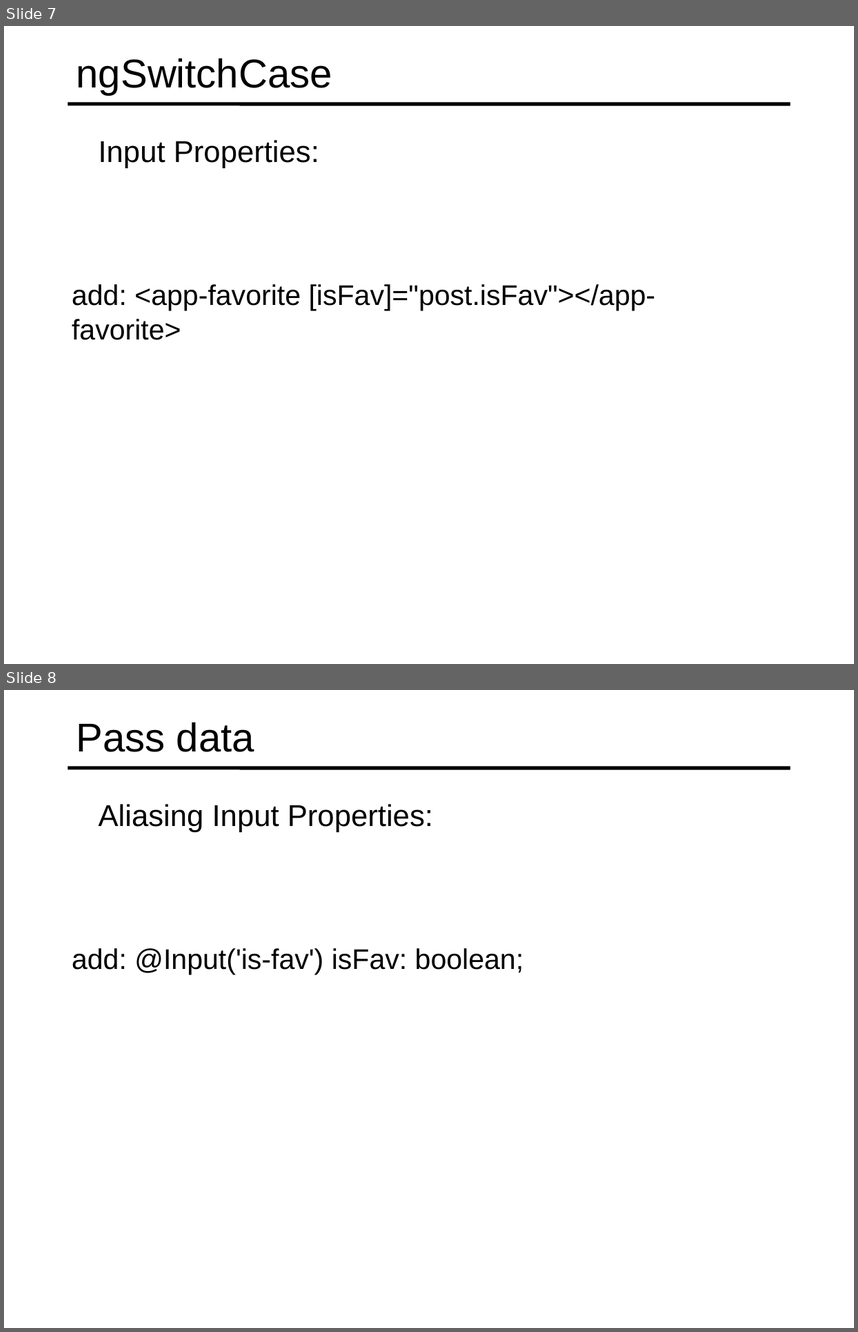
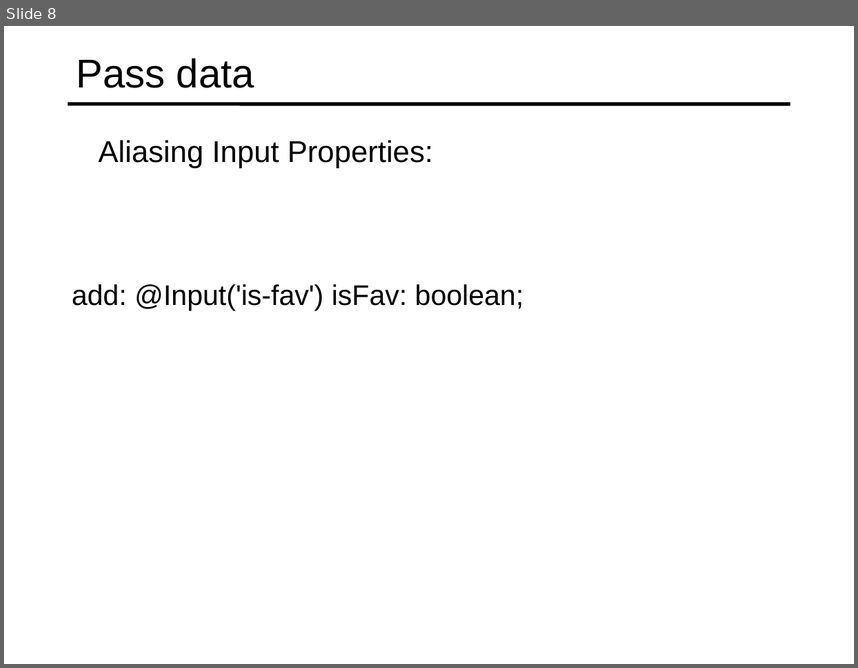
Before and after one commit to specter01wj/Jago_Link_Training, a slide deck: Angular/Angular7/Angular Advanced Course/Essentials/4.Directives/L4_Directives.ppt. Shown one above the other, each under a label of ours: slides 7 and 8 before the commit, slide 8 after it. The pictures are 858x1332 and 858x668 pixels, drawn with LibreOffice and Linux fonts; fonts in the diff are those of the drawing. Boxes give left, top, right and bottom in pixels: in the first picture for what was removed or moved away, otherwise in the second. Text is boxed around its words. In the diff, an @@ line names an element or a change of style, - is before the commit and + after.

```diff
--- a/Angular/Angular7/Angular Advanced Course/Essentials/4.Directives/L4_Directives.ppt
+++ b/Angular/Angular7/Angular Advanced Course/Essentials/4.Directives/L4_Directives.ppt
@@ slide 7 removed at [4, 26, 854, 664], background #FFFFFF; not listed: 1 template element that a slide beside it also shows @@
@@ title removed at [76, 58, 332, 95] @@
-ngSwitchCase
@@ text removed at [99, 140, 319, 168] @@
-  Input Properties:
@@ text removed at [72, 284, 656, 340] @@
-  add: <app-favorite [isFav]="post.isFav"></app-favorite>
```
Also in this commit, not shown: 1 slide added.
